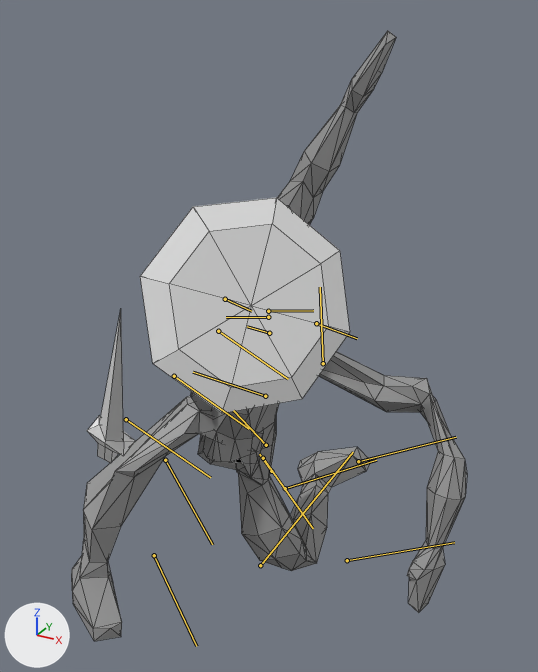
The FBX model Sandtree/Game/Sandtree/Assets/Models/FBX/Player.fbx as it was, and as the next commit left it.
Rendered twice from a 50 mm lens placed at (0.0111, -0.0195, 0.0194), pointed at (0.0011, -0.0013, 0.0103). Every picture has the same lights, and +X, +Y and +Z are marked at lower left. Both versions are drawn at frame 18 of the action 'FightSwordAndShieldUpStab'; the numbers are the values there. The bones that bend it are drawn over the model as lines. Mesh edges are drawn as thin lines.

Objects in the first picture: 'BaseShieldObj', 'BaseSwordObj', 'Mesh'.
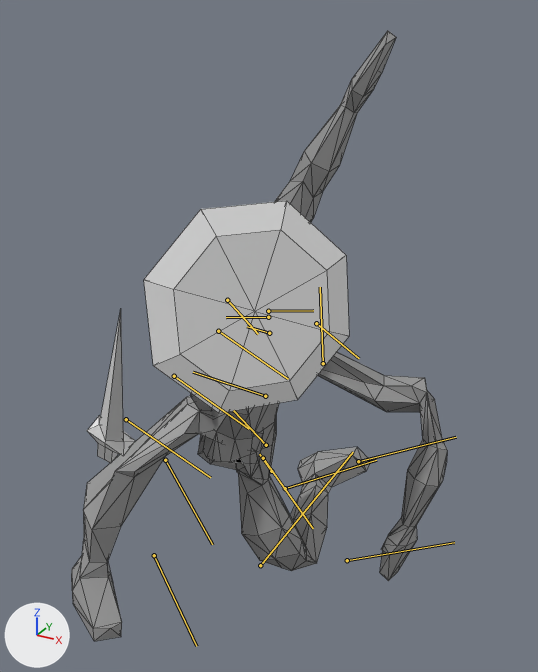
What the commit changed:
Bone 'LowerArm_l' (bone_lowerarm_l) turns from (-128, -50, 6) to (-135, -46, 1) degrees about its own x, y and z.

Where the change shows, as pixel boxes [x1, y1, x2, y2] in the pictures (538 x 672 px):
'Mesh', posed
    before: [71, 31, 467, 641]
    after: [71, 31, 447, 641]
'BaseShieldObj', posed
    before: [140, 198, 350, 413]
    after: [144, 201, 349, 413]
bone 'LowerArm_l', root to tip
    before: (316, 323) to (357, 338)
    after: (316, 323) to (359, 358)
